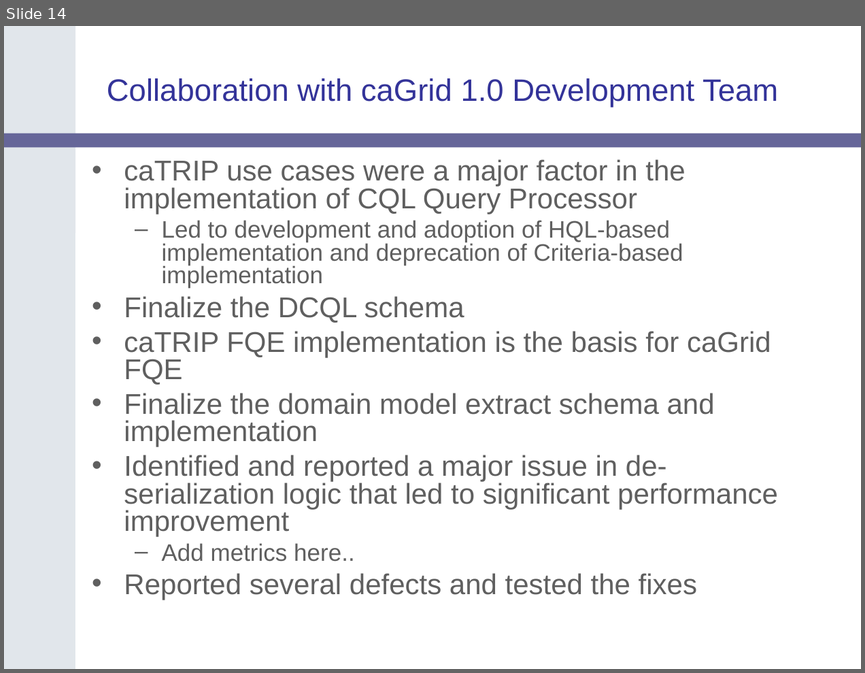
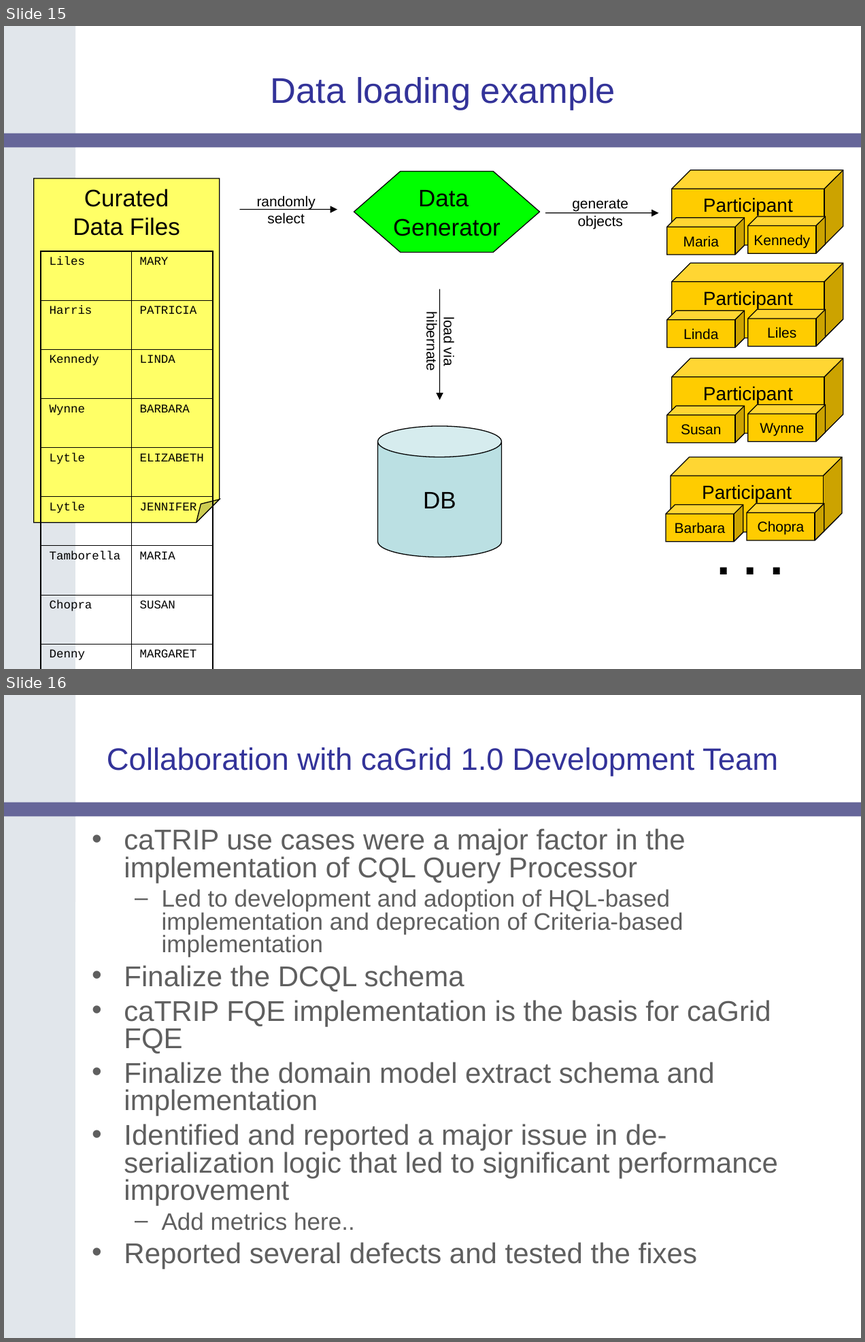
Before and after one commit to NCIP/catrip, a slide deck: catrip/documentation/presentations/catrip_beta_demo_2006_11_01/catrip_demo_2006_11_01.ppt. Shown one above the other, each under a label of ours: slide 14 before the commit, slides 15 and 16 after it. The pictures are 865x673 and 865x1342 pixels, drawn with LibreOffice and Linux fonts; fonts in the diff are those of the drawing; background and template pictures are left out. Boxes give left, top, right and bottom in pixels: in the first picture for what was removed or moved away, otherwise in the second. Text is boxed around its words. In the diff, an @@ line names an element or a change of style, - is before the commit and + after.

Commit message:
added data loading slides
SVN-Revision: 1095

```diff
--- a/catrip/documentation/presentations/catrip_beta_demo_2006_11_01/catrip_demo_2006_11_01.ppt
+++ b/catrip/documentation/presentations/catrip_beta_demo_2006_11_01/catrip_demo_2006_11_01.ppt
@@ slide 15 added at <box>4,26,861,669</box>, background #FFFFFF; not listed: 2 template elements that a slide beside it also shows @@
@@ title added at <box>271,77,615,110</box>, 30 pt, text #333399 @@
+Data loading example
@@ folded corner added at <box>34,178,220,522</box>, fill #FFFF66, outline #000000 0.74 pt, 20 pt, text #000000 @@
+Curated
+Data Files
@@ hexagon added at <box>354,171,540,251</box>, fill #00FF00, outline #000000 0.74 pt, 20 pt, text #000000 @@
+Data
+Generator
@@ cube added at <box>672,170,843,244</box>, fill #FFCC00, outline #000000 0.74 pt, 16 pt, text #000000 @@
+Participant
@@ text added at <box>257,195,315,224</box>, 12 pt, text #000000 @@
+randomly
+select
@@ text added at <box>572,199,628,229</box>, 12 pt, text #000000 @@
+generate
+objects
@@ arrow added from (239, 210) to (337, 210), #000000 0.74 pt @@
@@ arrow added from (545, 213) to (659, 213), #000000 0.74 pt @@
@@ cube added at <box>667,218,745,254</box>, fill #FFCC00, outline #000000 0.74 pt, 12 pt, text #000000 @@
+Maria
@@ cube added at <box>748,216,825,253</box>, fill #FFCC00, outline #000000 0.74 pt, 12 pt, text #000000 @@
+Kennedy
@@ table added at <box>41,251,213,662</box>, 10 rows, 2 columns @@
+Liles | MARY
+Harris | PATRICIA
+Kennedy | LINDA
+Wynne | BARBARA
+Lytle | ELIZABETH
+Lytle | JENNIFER
+Tamborella | MARIA
+Chopra | SUSAN
+Denny | MARGARET
+. . . | . . .
@@ cube added at <box>672,263,843,338</box>, fill #FFCC00, outline #000000 0.74 pt, 16 pt, text #000000 @@
+Participant
@@ arrow added from (439, 289) to (439, 399), #000000 0.74 pt @@
@@ cube added at <box>667,310,745,347</box>, fill #FFCC00, outline #000000 0.74 pt, 12 pt, text #000000 @@
+Linda
@@ cube added at <box>748,310,825,346</box>, fill #FFCC00, outline #000000 0.74 pt, 12 pt, text #000000 @@
+Liles
@@ text added at <box>424,317,456,370</box>, 12 pt, text #000000 @@
+load via
+hibernate
@@ cube added at <box>672,359,843,433</box>, fill #FFCC00, outline #000000 0.74 pt, 16 pt, text #000000 @@
+Participant
@@ cube added at <box>667,405,745,442</box>, fill #FFCC00, outline #000000 0.74 pt, 12 pt, text #000000 @@
+Susan
@@ cube added at <box>748,405,825,441</box>, fill #FFCC00, outline #000000 0.74 pt, 12 pt, text #000000 @@
+Wynne
@@ cylinder added at <box>377,426,501,557</box>, fill #BBE0E3, outline #000000 0.74 pt, 20 pt, text #000000 @@
+DB
@@ cube added at <box>670,457,842,531</box>, fill #FFCC00, outline #000000 0.74 pt, 16 pt, text #000000 @@
+Participant
@@ cube added at <box>666,504,742,541</box>, fill #FFCC00, outline #000000 0.74 pt, 12 pt, text #000000 @@
+Barbara
@@ cube added at <box>747,503,824,540</box>, fill #FFCC00, outline #000000 0.74 pt, 12 pt, text #000000 @@
+Chopra
@@ text added at <box>674,537,827,574</box>, 40 pt, text #000000, bold @@
+. . .
@@ what was slide 14 is now slide 16 @@
```
Also in this commit, not shown: 1 other slide added.
